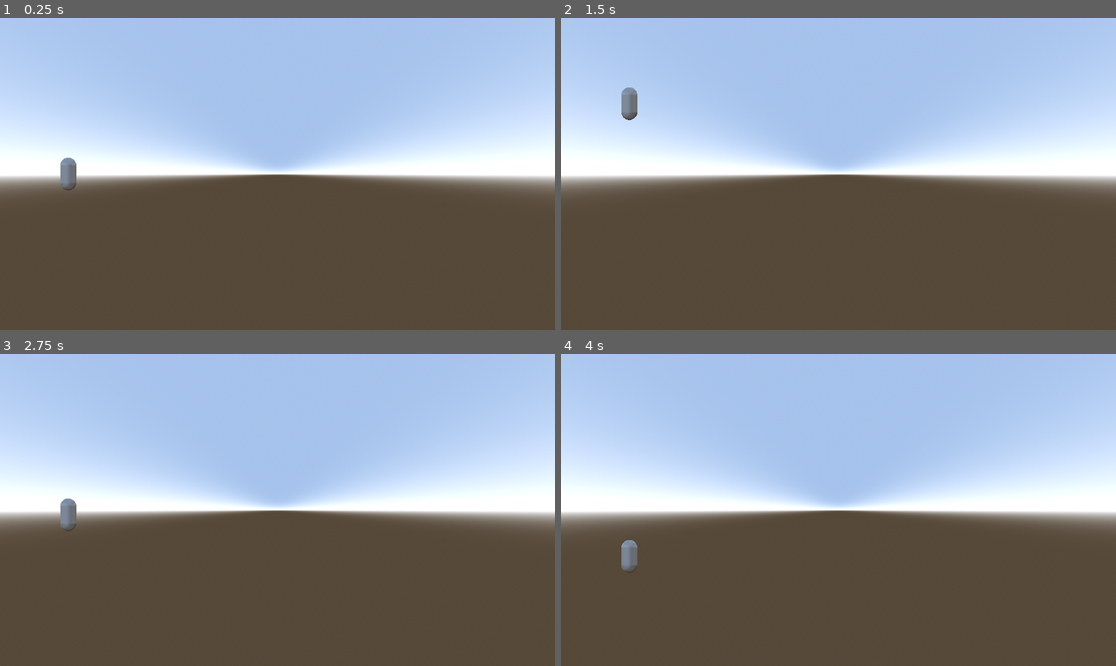
Above: before the commit, frames 1-4 (two rows, left to right).
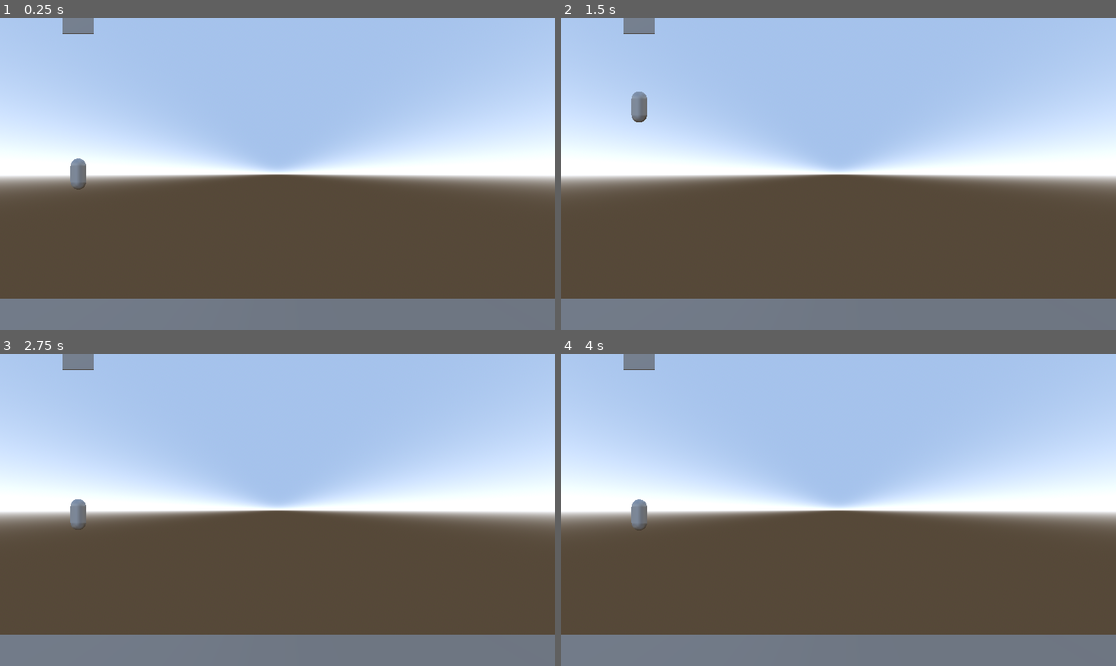
Above: after the commit, the same moments.

Repository: ernest-rudnicki/flappy-bird-godot
Game: Godot game, scene res://Flappy_Bird_Scene.tscn
Same seed, same stepped clock (60 frames per second), same inputs: the game is played once before the commit and once after it.
Inputs:
- Up to frame 1 (0.25 s): no input
- Up to frame 2 (1.5 s): tap Enter at 0.5 s; tap Space (jump) at 0.77 s
- Up to frame 3 (2.75 s): tap Space (jump) at 1.52 s
- Up to frame 4 (4 s): tap Space (jump) at 3.02, 3.77 s

The runs differ from the first frame. In frame 1, 11% of the frame differs, in the area x 0-100%, y 0-100%; in frame 2, 11%; in frame 3, 11%; in frame 4, 11%.

Commit message:
setup ground and upper boundary

Diff:
--- a/Flappy_Bird_Scene.tscn
+++ b/Flappy_Bird_Scene.tscn
@@ -18,23 +18,52 @@
 sky = SubResource("Sky_fqahy")
 ambient_light_energy = 8.0
 
+[sub_resource type="BoxMesh" id="BoxMesh_kf6th"]
+
+[sub_resource type="BoxShape3D" id="BoxShape3D_kf6th"]
+size = Vector3(2.02789, 2.0239, 2.12109)
+
 [node name="Root_Scene" type="Node3D"]
 
 [node name="Camera3D" type="Camera3D" parent="."]
 transform = Transform3D(1, 0, 0, 0, 1, 0, 0, 0, 1, 12.7761, 0, 10.5615)
 projection = 1
-size = 19.048
+size = 20.0
 
-[node name="CharacterBody3D" type="CharacterBody3D" parent="."]
+[node name="Player" type="CharacterBody3D" parent="."]
 script = ExtResource("1_kf6th")
 
-[node name="Player" type="MeshInstance3D" parent="CharacterBody3D"]
+[node name="Player" type="MeshInstance3D" parent="Player"]
 mesh = SubResource("CapsuleMesh_xr540")
 skeleton = NodePath("../..")
 
-[node name="CollisionShape3D" type="CollisionShape3D" parent="CharacterBody3D"]
+[node name="CollisionShape3D" type="CollisionShape3D" parent="Player"]
 transform = Transform3D(1, 0, 0, 0, 1, 0, 0, 0, 1, 0, 0.0159607, 0)
 shape = SubResource("BoxShape3D_xr540")
 
 [node name="WorldEnvironment" type="WorldEnvironment" parent="."]
 environment = SubResource("Environment_kf6th")
+
+[node name="UpperBoundary" type="Area3D" parent="."]
+transform = Transform3D(1, 0, 0, 0, 1, 0, 0, 0, 1, 0, 10, 0)
+
+[node name="Mesh" type="MeshInstance3D" parent="UpperBoundary"]
+transform = Transform3D(1.99992, 0, -0.017837, 6.4442e-05, 1.99999, 0.00722536, 0.0178369, -0.00722565, 1.99991, 0, 0, 0)
+mesh = SubResource("BoxMesh_kf6th")
+skeleton = NodePath("")
+
+[node name="CollisionShape3D" type="CollisionShape3D" parent="UpperBoundary"]
+transform = Transform3D(1, 0, 0, 0, 0.999989, 0.00476473, 0, -0.00476473, 0.999989, -0.005, 0.025, -0.002)
+shape = SubResource("BoxShape3D_kf6th")
+
+[node name="Ground" type="StaticBody3D" parent="."]
+transform = Transform3D(100, 0, 0, 0, 2, 0, 0, 0, 10, 0, -10, 0)
+
+[node name="UpperBoundaryMesh" type="MeshInstance3D" parent="Ground"]
+transform = Transform3D(1.99992, 0, -0.017837, 6.4442e-05, 1.99999, 0.00722536, 0.0178369, -0.00722565, 1.99991, 0, 0, 0)
+mesh = SubResource("BoxMesh_kf6th")
+skeleton = NodePath("")
+
+[node name="CollisionShape3D" type="CollisionShape3D" parent="Ground"]
+transform = Transform3D(1, 0, 0, 0, 0.999989, 0.00476473, 0, -0.00476473, 0.999989, -0.00454712, 0.0246706, -0.00205702)
+shape = SubResource("BoxShape3D_kf6th")
Not shown: 1 places in Flappy_Bird_Scene.tscn that only renumber resources
